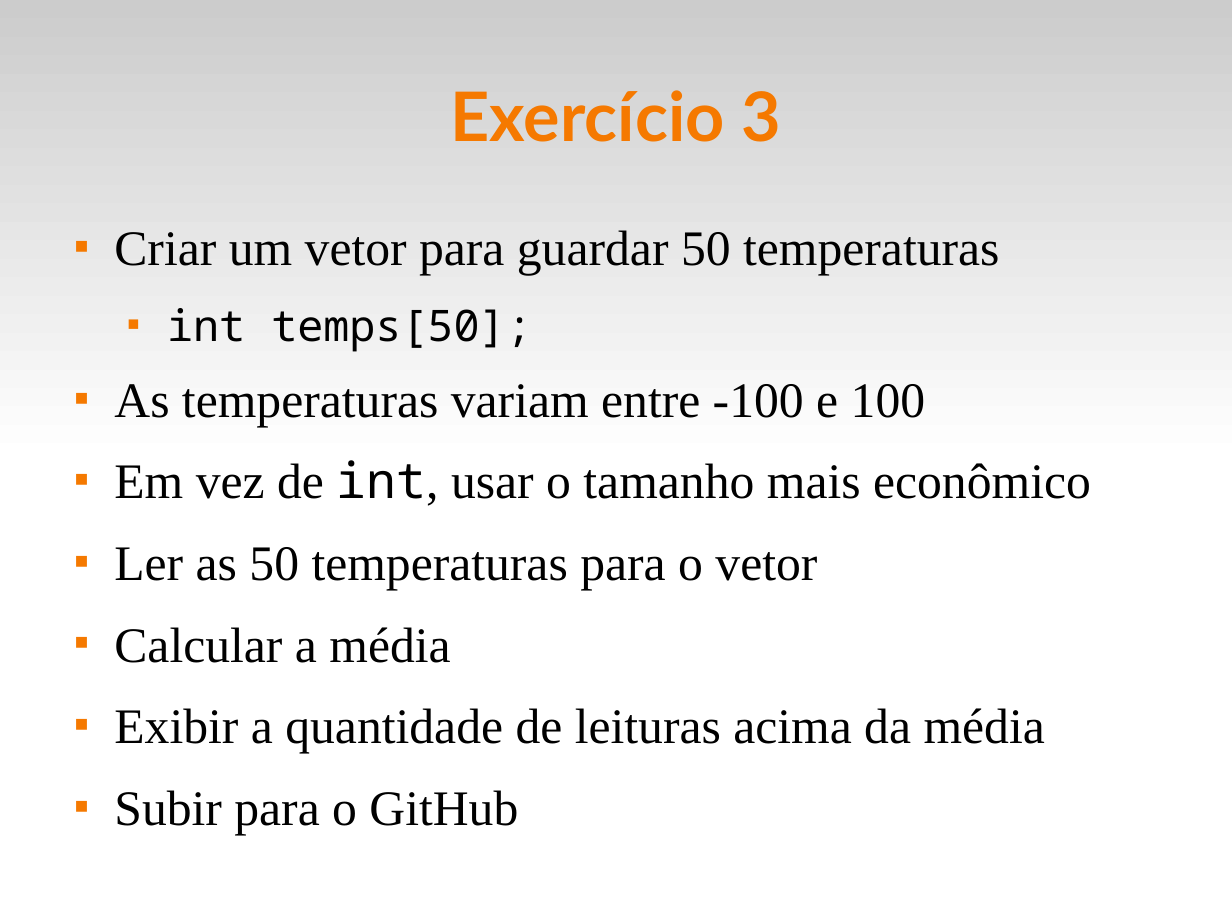
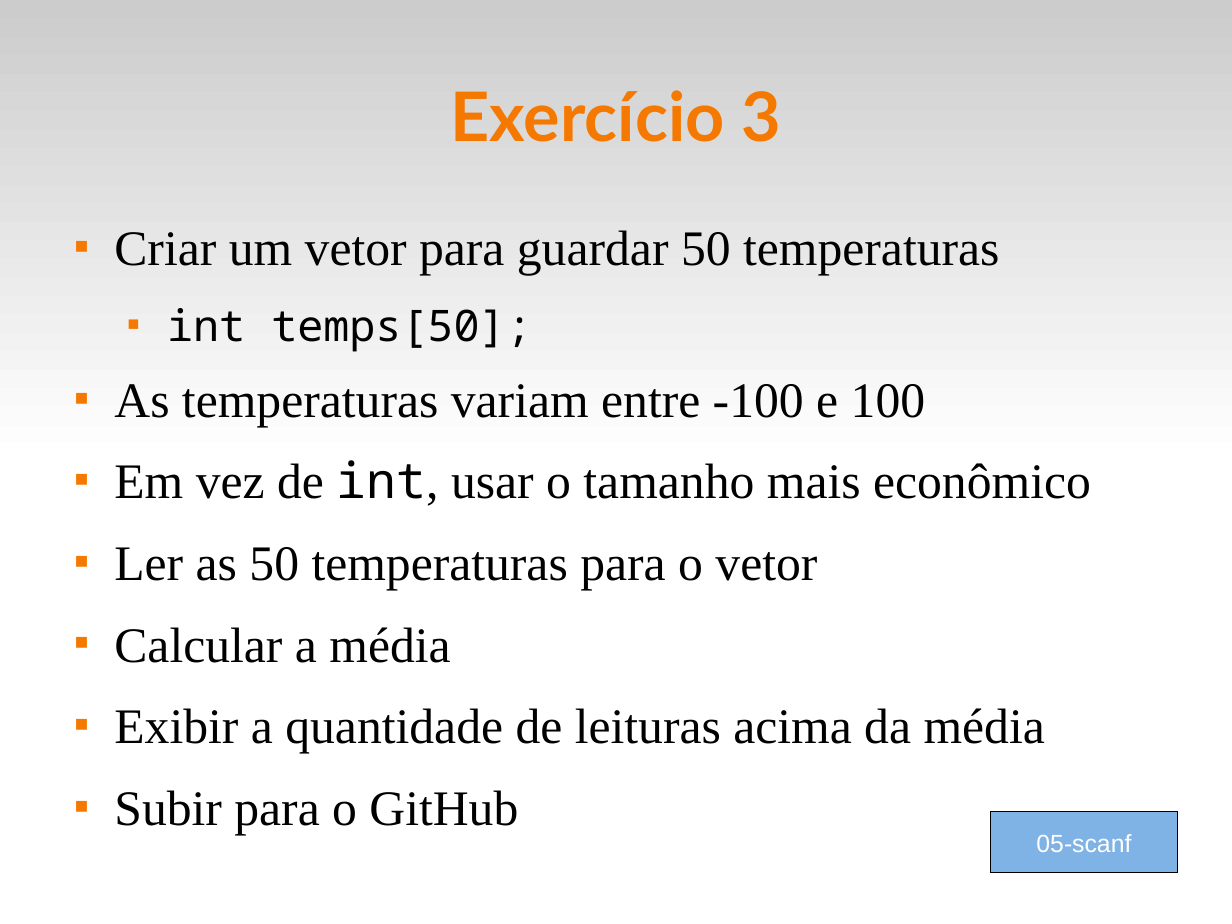
Before and after one commit to fsantanna-uerj/LP1, a slide deck: slide 10 of Slides/lp1-03-tipos.odp. Drawn at 1232x924 pixels with LibreOffice and Linux fonts; fonts in the diff are those of the drawing. Boxes give left, top, right and bottom in pixels: in the first picture for what was removed or moved away, otherwise in the second. Text is boxed around its words. In the diff, an @@ line names an element or a change of style, - is before the commit and + after.

Commit message:
(>) tipos, scanf

```diff
--- a/Slides/lp1-03-tipos.odp
+++ b/Slides/lp1-03-tipos.odp
@@ rectangle added at (x1=991, y1=812, x2=1178, y2=872), fill #0066CC at 50% opacity, outline #000000 0 pt, 16 pt, text #FFFFFF @@
+05-scanf
```
Also in this commit, not shown: 1 other slide changed, 2 other files.
